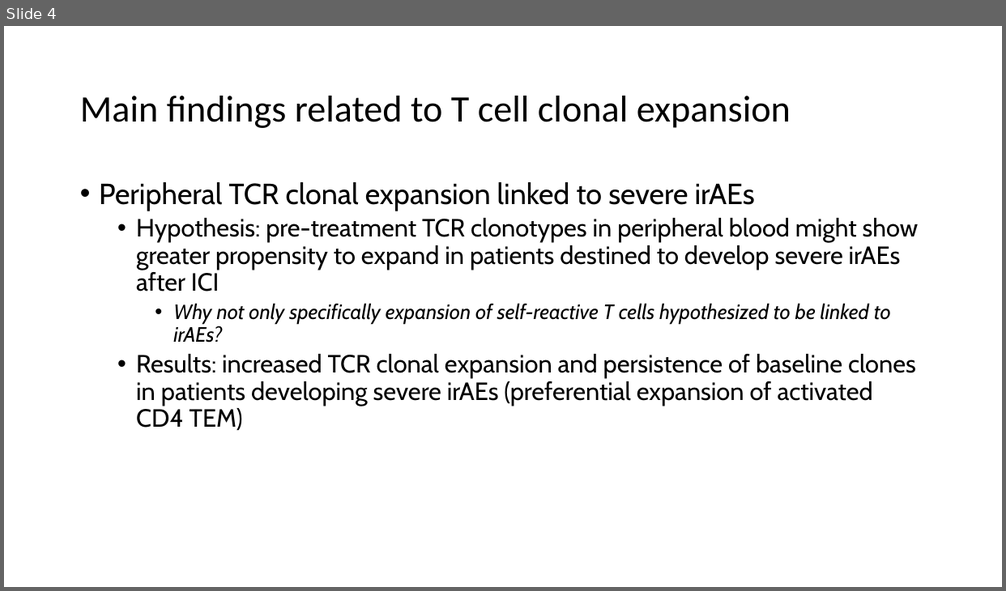
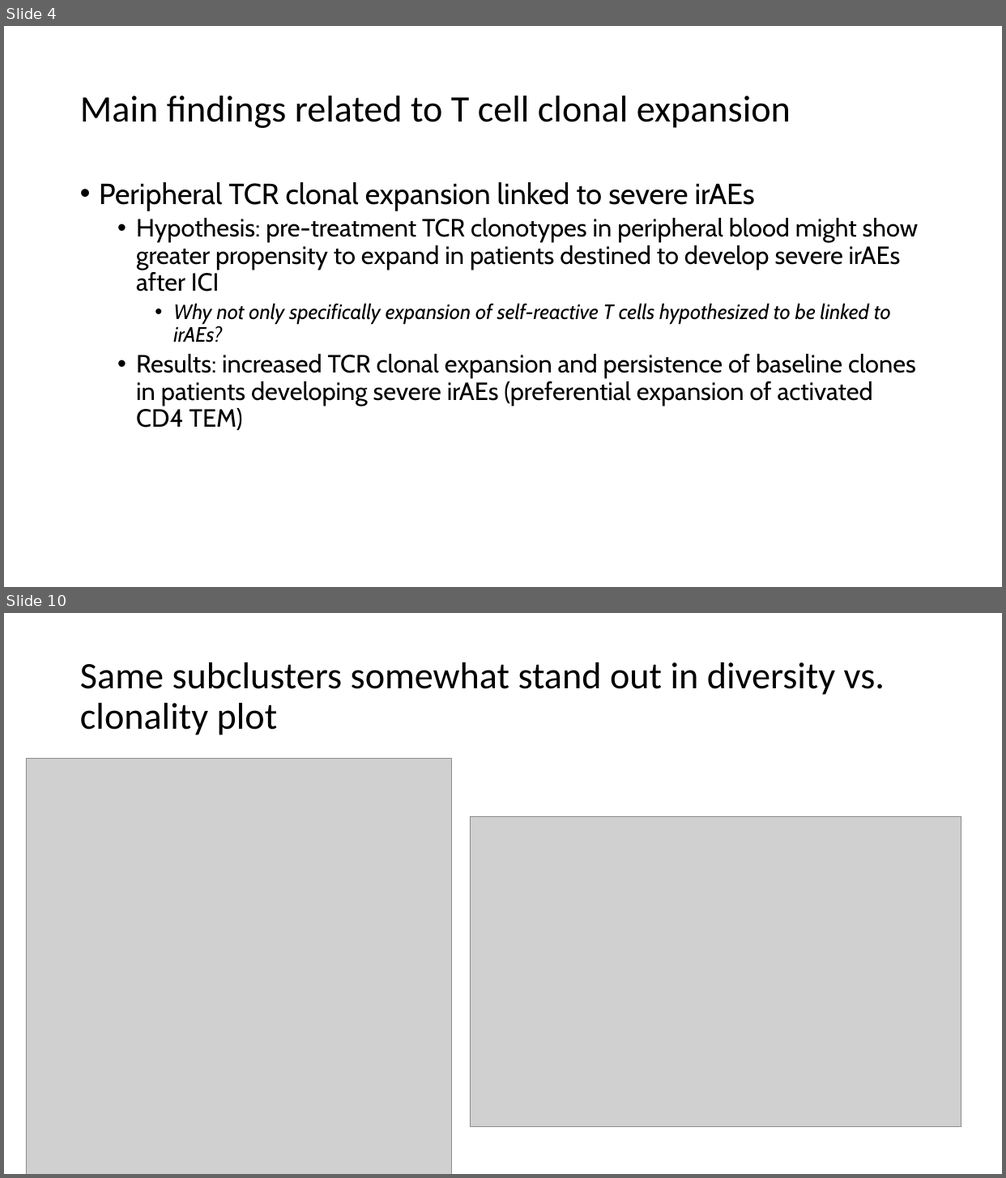
Before and after one commit to tybottorff/bottorffdocs, a slide deck: linsley_postdoc/presentations/weekly_meetings/10_5_23.pptx. Shown one above the other, each under a label of ours: slide 4 before the commit, slides 4 and 10 after it; the slides between them are not shown. The pictures are 1006x591 and 1006x1178 pixels, drawn with LibreOffice and Linux fonts; fonts in the diff are those of the drawing; grey boxes stand for pictures. Boxes give left, top, right and bottom in pixels: in the first picture for what was removed or moved away, otherwise in the second. Text is boxed around its words. In the diff, an @@ line names an element or a change of style, - is before the commit and + after.

```diff
--- a/linsley_postdoc/presentations/weekly_meetings/10_5_23.pptx
+++ b/linsley_postdoc/presentations/weekly_meetings/10_5_23.pptx
@@ slide 10 added at box(4, 613, 1002, 1174), background #FFFFFF @@
@@ title added at box(80, 662, 884, 735), 36 pt, text #000000 @@
+Same subclusters somewhat stand out in diversity vs. clonality plot
@@ picture added at box(27, 758, 452, 1174) @@
@@ picture added at box(471, 816, 961, 1127) @@
```
Also in this commit, not shown: 2 slides changed, 6 other slides added, 5 slides removed.
